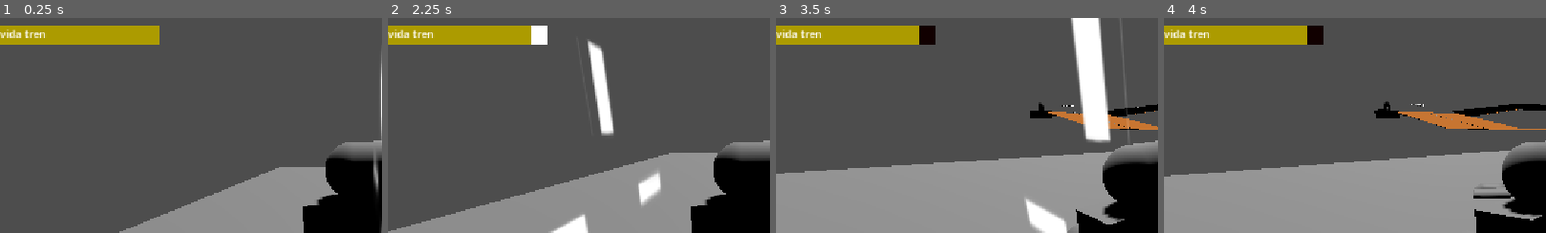
Above: before the commit, frames 1-4 (left to right).
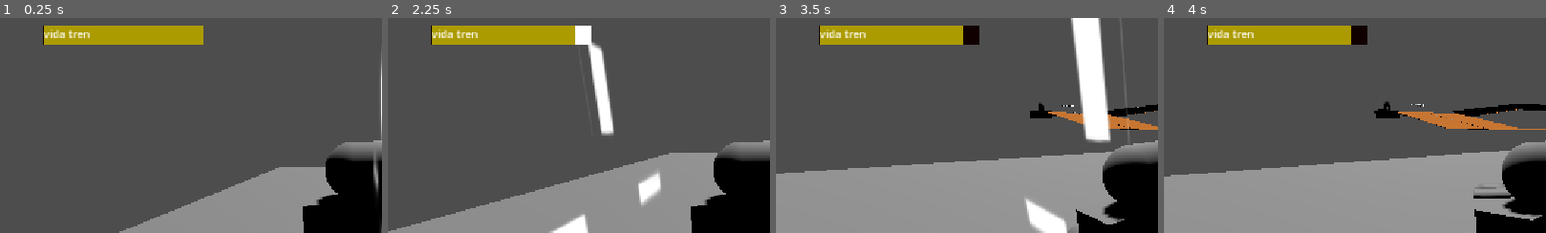
Above: after the commit, the same moments.

Repository: MauroEscalante-Hub/Linea-San-Gnomo
Game: Godot game, scene res://Escenas/grayboxing/grayboxing_escenario1.tscn
Same seed, same stepped clock (60 frames per second), same inputs: the game is played once before the commit and once after it.
Inputs (mouse positions are % of the whole screen's width and height, from its top left):
- Up to frame 1 (0.25 s): no input
- Up to frame 2 (2.25 s): move the mouse to (72, 45) at 0.52 s; hold D (derecha) 0.53-1.28 s; right-click (72, 45) at 0.6 s; move the mouse to (30, 55) at 1.27 s; hold A (izquierda) 1.28-2.03 s; tap E (cambiar_de_auto) at 1.35 s; move the mouse to (60, 28) at 2.02 s; hold D (derecha) from 2.03 s (still down); tap Space (daño) at 2.1 s
- Up to frame 3 (3.5 s): move the mouse to (45, 70) at 2.77 s; release D (derecha) at 2.78 s; hold W (avanzar) from 2.78 s (still down); click (45, 70) at 2.85 s
- Up to frame 4 (4 s): move the mouse to (80, 65) at 3.52 s; release W (avanzar) at 3.53 s; hold A (izquierda) from 3.53 s (still down); tap S (frenar) at 3.6 s
The pictures show only the part of the screen within x 0-50%, y 8-58%; the shares and areas given below are measured in that part.

The runs differ from the first frame. In frame 1, 2.3% of the frame differs, in the area x 0-54%, y 3-13%; in frame 2, 2.7%; in frame 3, 2.7%; in frame 4, 2.7%.

Commit message:
quito el queue free pa que no desaparesca la rama

Diff:
--- a/Escenas/Tren/Vagon.tscn
+++ b/Escenas/Tren/Vagon.tscn
@@ -89,3 +89,5 @@
 use_as_traction = true
 
 [node name="vidabar" parent="." unique_id=1383496892 instance=ExtResource("2_6wtur")]
+offset_left = 66.0
+offset_right = 306.0
--- a/Escenas/hud/vidatren.gd
+++ b/Escenas/hud/vidatren.gd
@@ -13,7 +13,7 @@
 	if vida <= 0:
 		barradaño
 		text.text=str("tren muerto")
-		queue_free()
+
 
 	if vida < vida_previa:
 		timer.start()
Not shown, changed: Escenas/jugador/mira.png.import
